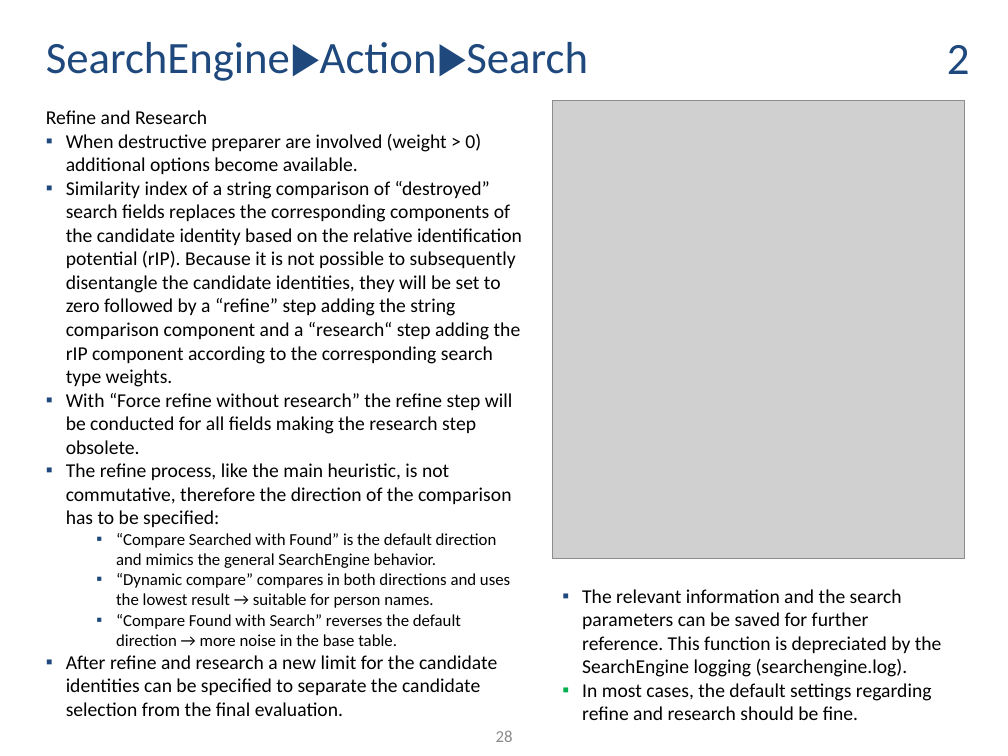
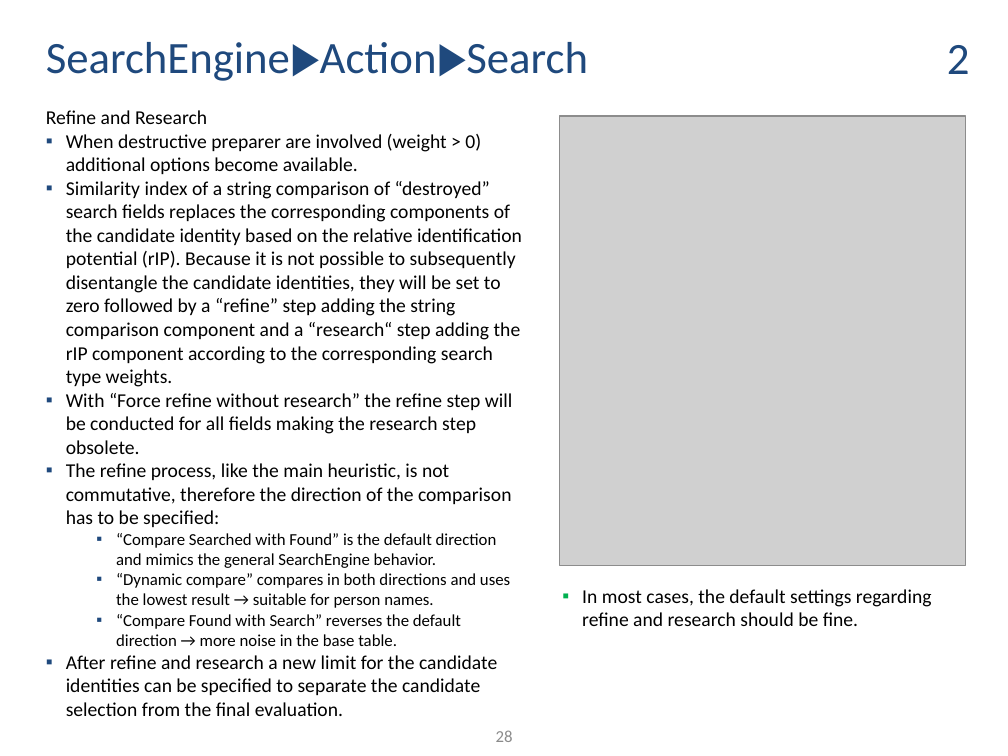
Before and after one commit to ThorstenDoherr/searchengine, a slide deck: slide 28 of doc/Manual.pptx. Drawn at 1008x756 pixels with LibreOffice and Linux fonts; fonts in the diff are those of the drawing; grey boxes stand for pictures. Boxes give left, top, right and bottom in pixels: in the first picture for what was removed or moved away, otherwise in the second. Text is boxed around its words. In the diff, an @@ line names an element or a change of style, - is before the commit and + after.

```diff
--- a/doc/Manual.pptx
+++ b/doc/Manual.pptx
@@ picture: place and size @@
-picture at <box>552,100,964,558</box>
+picture at <box>559,116,966,565</box>
@@ text at <box>582,589,942,677</box>: paragraph removed @@
-  ▪ The relevant information and the search parameters can be saved for further reference. This function is depreciated by the SearchEngine logging (searchengine.log).
```
Also in this commit, not shown: 41 other slides changed, 3 slides added, 2 slides removed, 1 other file.
